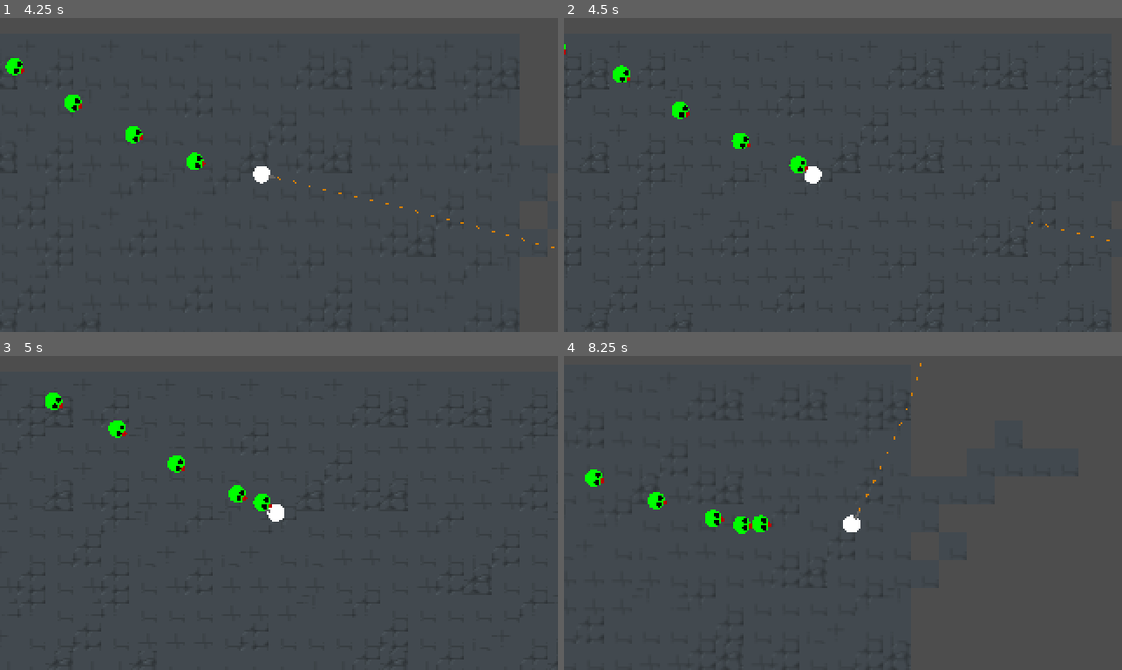
Above: before the commit, frames 1-4 (two rows, left to right).
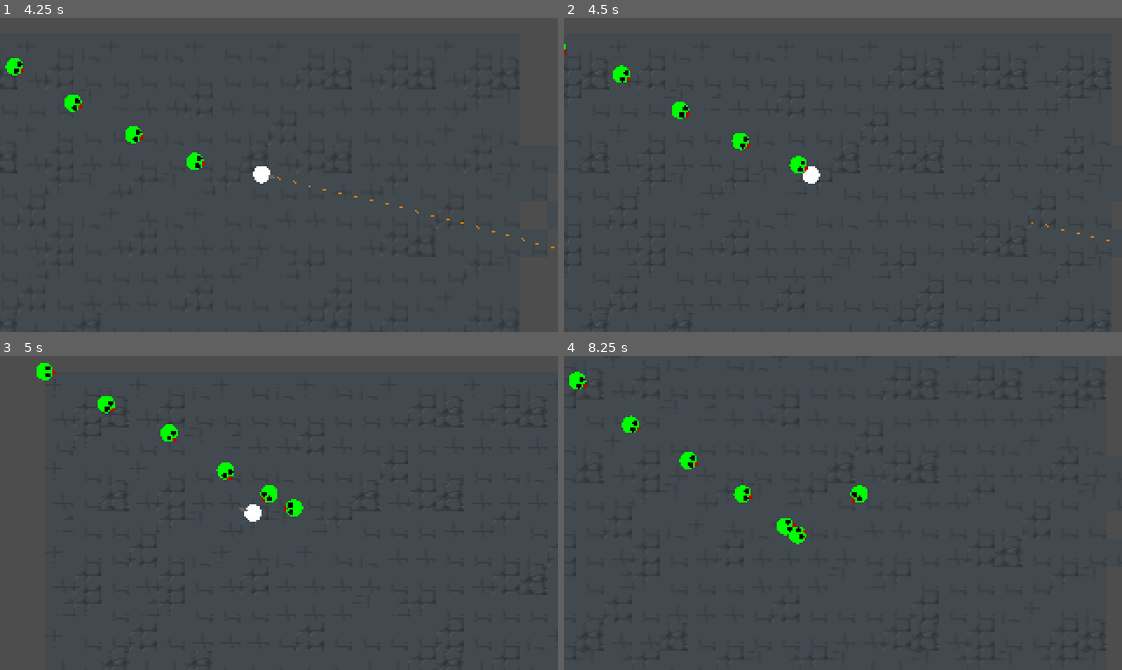
Above: after the commit, the same moments.

Repository: Spookyinator/TroglodyteCSGame
Game: Godot game, scene res://World/level.tscn
Two runs of this game, one before a commit and one after it. Both use one fixed random seed, a clock stepped at 60 frames per second and the inputs below. The project has no main scene, so this scene is started directly.
Inputs (mouse positions are in pixels of both pictures, inside the frame that each line leads up to):
- Up to frame 1 (4.25 s): move the mouse to (401, 159) at 0.52 s; press the mouse at (401, 159) at 0.53 s; hold D (Right) 0.53-1.28 s; move the mouse to (167, 190) at 1.27 s; release the mouse at (167, 190) at 1.28 s; hold S (Down) 1.28-2.03 s; tap Shift (slide) at 1.35, 2.85 s; move the mouse to (334, 105) at 2.02 s; press the mouse at (334, 105) at 2.03 s; hold D (Right) 2.03-2.78 s; move the mouse to (251, 237) at 2.77 s; release the mouse at (251, 237) at 2.78 s; hold W (Up) 2.78-3.53 s; move the mouse to (446, 222) at 3.52 s; press the mouse at (446, 222) at 3.53 s; hold A (Left) from 3.53 s (still down)
- Up to frame 2 (4.5 s): keep holding A (Left); move the mouse to (675, 127) at 4.27 s; release the mouse at (675, 127) at 4.28 s; tap Shift (slide) at 4.35 s
- Up to frame 3 (5 s): keep holding A (Left)
- Up to frame 4 (8.25 s): move the mouse to (870, 513) at 5.02 s; release A (Left) at 5.03 s; press the mouse at (870, 513) at 5.03 s; hold S (Down) 5.03-5.78 s; move the mouse to (759, 434) at 5.77 s; release the mouse at (759, 434) at 5.78 s; hold D (Right) 5.78-6.53 s; tap Shift (slide) at 5.85, 7.35 s; move the mouse to (965, 497) at 6.52 s; press the mouse at (965, 497) at 6.53 s; hold W (Up) 6.53-7.28 s; move the mouse to (731, 528) at 7.27 s; release the mouse at (731, 528) at 7.28 s; hold D (Right) 7.28-8.03 s; move the mouse to (898, 443) at 8.02 s; press the mouse at (898, 443) at 8.03 s; hold S (Down) from 8.03 s (still down)

Frame 1 is identical in both runs. In frame 2, less than 0.1% of the frame differs, in the area x 31-47%, y 41-53%; in frame 3, 1.9%; in frame 4, 2.3%, in the area x 0-98%, y 2-97%.
Error after the commit: Invalid access to property or key 'global_position' on a base object of type 'previously freed'. (res://Enemies/enemyTest.gd:30)

Commit message:
shit in ass

Diff:
--- a/CSPGame/Enemies/enemyTest.tscn
+++ b/CSPGame/Enemies/enemyTest.tscn
@@ -1,6 +1,7 @@
-[gd_scene load_steps=6 format=3 uid="uid://ce6iml8dpgcct"]
+[gd_scene load_steps=8 format=3 uid="uid://ce6iml8dpgcct"]
 
 [ext_resource type="Script" path="res://Enemies/enemyTest.gd" id="1_4vnej"]
+[ext_resource type="PackedScene" uid="uid://dsedh28upjm41" path="res://Hitboxes & Hurtboxes/hurtbox.tscn" id="2_jx01i"]
 
 [sub_resource type="SphereMesh" id="SphereMesh_j2pa0"]
 
@@ -11,7 +12,11 @@
 
 [sub_resource type="SphereMesh" id="SphereMesh_sw7tp"]
 
+[sub_resource type="CircleShape2D" id="CircleShape2D_yesk8"]
+radius = 11.0
+
 [node name="Zombie" type="CharacterBody2D"]
+collision_layer = 0
 script = ExtResource("1_4vnej")
 
 [node name="Skin" type="MeshInstance2D" parent="."]
@@ -41,3 +46,12 @@
 position = Vector2(5, 0.500001)
 scale = Vector2(2.00227, 3)
 mesh = SubResource("SphereMesh_sw7tp")
+
+[node name="Hurtbox" parent="." instance=ExtResource("2_jx01i")]
+collision_layer = 4
+collision_mask = 0
+
+[node name="CollisionShape2D" parent="Hurtbox" index="0"]
+shape = SubResource("CircleShape2D_yesk8")
+
+[editable path="Hurtbox"]
--- /dev/null
+++ b/CSPGame/Hitboxes & Hurtboxes/hitbox.gd
@@ -0,0 +1,12 @@
+extends Area2D
+
+@export var health = 3
+
+signal noHealth
+
+func _physics_process(delta):
+	if health <=0:
+		emit_signal("noHealth")
+
+func _on_area_entered(area):
+	health -= area.damage
--- /dev/null
+++ b/CSPGame/Hitboxes & Hurtboxes/hitbox.tscn
@@ -0,0 +1,17 @@
+[gd_scene load_steps=3 format=3 uid="uid://clxnoyd3bwcjh"]
+
+[ext_resource type="Script" path="res://Hitboxes & Hurtboxes/hitbox.gd" id="1_d6urd"]
+
+[sub_resource type="CircleShape2D" id="CircleShape2D_4jn4a"]
+radius = 5.0
+
+[node name="Hitbox" type="Area2D"]
+collision_layer = 2
+collision_mask = 0
+script = ExtResource("1_d6urd")
+
+[node name="Hitbox" type="CollisionShape2D" parent="."]
+modulate = Color(1, 0, 0, 1)
+shape = SubResource("CircleShape2D_4jn4a")
+
+[connection signal="area_entered" from="." to="." method="_on_area_entered"]
--- /dev/null
+++ b/CSPGame/Hitboxes & Hurtboxes/hurtbox.gd
@@ -0,0 +1,3 @@
+extends Area2D
+
+@export var damage = 1
--- /dev/null
+++ b/CSPGame/Hitboxes & Hurtboxes/hurtbox.tscn
@@ -0,0 +1,8 @@
+[gd_scene load_steps=2 format=3 uid="uid://dsedh28upjm41"]
+
+[ext_resource type="Script" path="res://Hitboxes & Hurtboxes/hurtbox.gd" id="1_y75dt"]
+
+[node name="Hurtbox" type="Area2D"]
+script = ExtResource("1_y75dt")
+
+[node name="CollisionShape2D" type="CollisionShape2D" parent="."]
--- a/CSPGame/Player/player.gd
+++ b/CSPGame/Player/player.gd
@@ -44,7 +44,6 @@
 		_state = STATE.SHOOT
 
 	if _state == STATE.SHOOT:
-		print("yes")
 		if directionx:
 			velocity.x = shooting_speed * directionx
 		else:
@@ -66,7 +65,6 @@
 		if directiony:
 			velocity.y = slideSPEED * directiony
 
-
 	look_at(get_global_mouse_position())
 	move_and_slide()
 
@@ -81,3 +79,6 @@
 func _on_slide_timer_timeout():
 	_state = STATE.MOVE
 	sliding = false
+
+func _on_hitbox_no_health():
+	queue_free()
--- a/CSPGame/Player/player.tscn
+++ b/CSPGame/Player/player.tscn
@@ -1,6 +1,7 @@
-[gd_scene load_steps=5 format=3 uid="uid://b8bfpaktqyh0m"]
+[gd_scene load_steps=6 format=3 uid="uid://b8bfpaktqyh0m"]
 
 [ext_resource type="Script" path="res://Player/player.gd" id="1_phvfc"]
+[ext_resource type="PackedScene" uid="uid://clxnoyd3bwcjh" path="res://Hitboxes & Hurtboxes/hitbox.tscn" id="2_22xg2"]
 
 [sub_resource type="SphereMesh" id="SphereMesh_kctsf"]
 
@@ -10,6 +11,7 @@
 [sub_resource type="BoxMesh" id="BoxMesh_swony"]
 
 [node name="Player" type="CharacterBody2D"]
+collision_layer = 2
 script = ExtResource("1_phvfc")
 
 [node name="MeshInstance2D" type="MeshInstance2D" parent="."]
@@ -32,4 +34,9 @@
 [node name="Chamber" type="Marker2D" parent="."]
 position = Vector2(9, 0)
 
+[node name="Hitbox" parent="." instance=ExtResource("2_22xg2")]
+collision_layer = 0
+collision_mask = 4
+
 [connection signal="timeout" from="SlideTimer" to="." method="_on_slide_timer_timeout"]
+[connection signal="noHealth" from="Hitbox" to="." method="_on_hitbox_no_health"]
